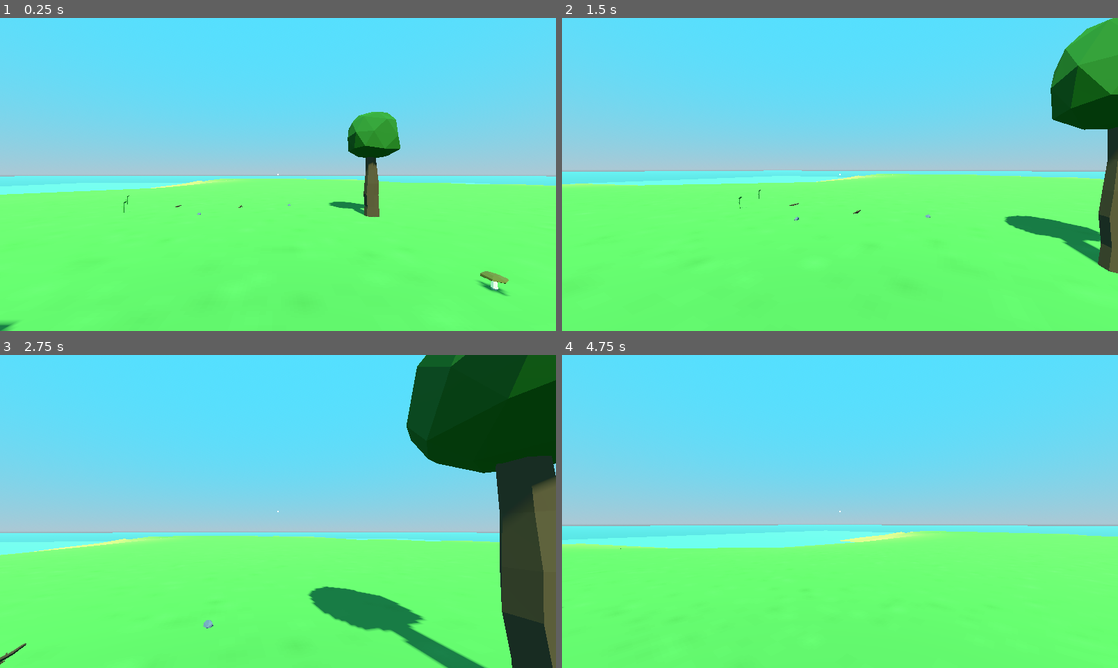
Above: before the commit, frames 1-4 (two rows, left to right).
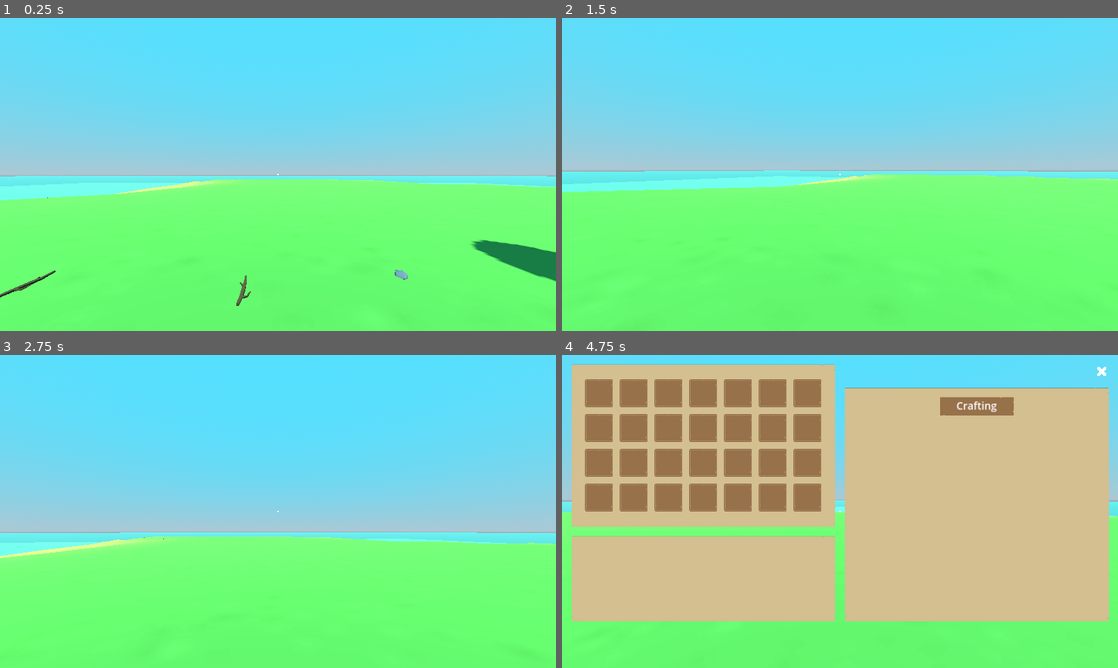
Above: after the commit, the same moments.

Repository: BrainTireFire/SurvivalGame
Game: Godot game, scene res://game/main_game.tscn
The game is run twice, just before and just after one commit, with the same random seed, the same clock (stepped at 60 frames per second) and the same inputs.
Inputs (mouse positions are in pixels of both pictures, inside the frame that each line leads up to):
- Up to frame 1 (0.25 s): no input
- Up to frame 2 (1.5 s): tap Enter at 0.5 s; move the mouse to (867, 174) at 0.52 s; hold Shift (sprint) 0.53-1.28 s; hold W (move_forward) from 0.53 s (still down); tap E (interact) at 0.6 s; click (867, 174) at 0.67 s; tap Space (jump) at 0.77, 1.07 s; move the mouse to (812, 174) at 1.27 s; tap Shift (sprint) at 1.35 s; click (812, 174) at 1.42 s
- Up to frame 3 (2.75 s): keep holding W (move_forward); tap Space (jump) at 1.52, 1.55, 1.82, 2.1 s; move the mouse to (289, 505) at 2.02 s; click (289, 505) at 2.17 s; tap E (interact) at 2.3 s
- Up to frame 4 (4.75 s): keep holding W (move_forward); move the mouse to (834, 517) at 2.77 s; tap E (interact) at 2.85, 4.35 s; click (834, 517) at 2.92 s; tap Space (jump) at 3.02, 3.32, 3.77, 3.8, 4.07, 4.52 s; tap Shift (sprint) at 3.05 s; move the mouse to (878, 514) at 3.52 s; hold Shift (sprint) 3.53-4.28 s; click (878, 514) at 3.67 s; tap Tab (open_crafting_menu, bound only after the commit) at 4.15 s; move the mouse to (795, 508) at 4.27 s; click (795, 508) at 4.42 s

The runs differ from the first frame. In frame 1, 4.0% of the frame differs, in the area x 0-100%, y 30-100%; in frame 2, 6.6%; in frame 3, 18%; in frame 4, 75%, in the area x 0-100%, y 2-86%.

Commit message:
Inventory menu, items, etc

Diff:
--- a/actors/player/player.gd
+++ b/actors/player/player.gd
@@ -1,21 +1,31 @@
 extends CharacterBody3D
 
-@export var normal_speed : float = 3.0
-@export var sprint_speed : float = 5.0
-@export var jump_velocity : float = 4.0
-@export var gravity : float = 0.2
-@export var mouse_sensitivity : float = 0.005
+@export var normal_speed := 3.0
+@export var sprint_speed := 5.0
+@export var jump_velocity := 4.0
+@export var gravity := 0.2
+@export var mouse_sensitivity := 0.005
 
 @onready var head: Node3D = $Head
 @onready var interaction_ray_cast: RayCast3D = $Head/InteractionRayCast
 
+func _enter_tree() -> void:
+	EventSystem.PLA_freeze_player.connect(set_freeze.bind(true))
+	EventSystem.PLA_unfreeze_player.connect(set_freeze.bind(false))
+
+func set_freeze(freeze: bool) -> void:
+	set_process(!freeze)
+	set_physics_process(!freeze)
+	set_process_input(!freeze)
+	set_process_unhandled_input(!freeze)
+
 func _ready() -> void:
 	Input.set_mouse_mode(Input.MOUSE_MODE_CAPTURED)
 
-func _process(delta: float) -> void:
+func _process(_delta: float) -> void:
 	interaction_ray_cast.check_interaction()
 
-func _physics_process(delta: float) -> void:
+func _physics_process(_delta: float) -> void:
 	move()
 
 func move() -> void:
@@ -52,3 +62,5 @@
 func _unhandled_key_input(event: InputEvent) -> void:
 	if event.is_action_pressed("ui_cancel"):
 		Input.set_mouse_mode(Input.MOUSE_MODE_VISIBLE)
+	elif event.is_action_pressed("open_crafting_menu"):
+		EventSystem.BUL_create_bulletin.emit(BulletinConfig.Keys.CraftingMenu)
--- a/actors/player/player.tscn
+++ b/actors/player/player.tscn
@@ -1,7 +1,8 @@
-[gd_scene load_steps=4 format=3 uid="uid://cv6786h31wyr6"]
+[gd_scene load_steps=5 format=3 uid="uid://cv6786h31wyr6"]
 
 [ext_resource type="Script" path="res://actors/player/player.gd" id="1_8bsx0"]
 [ext_resource type="Script" path="res://actors/player/interaction_ray_cast.gd" id="2_uljs2"]
+[ext_resource type="Script" path="res://game/managers/inventory_manager.gd" id="3_7qtdm"]
 
 [sub_resource type="CapsuleShape3D" id="CapsuleShape3D_xwru6"]
 radius = 0.25
@@ -15,7 +16,7 @@
 shape = SubResource("CapsuleShape3D_xwru6")
 
 [node name="Head" type="Node3D" parent="."]
-transform = Transform3D(1, 0, 0, 0, 1, 0, 0, 0, 1, 0, 0.650727, 0)
+transform = Transform3D(1, 0, 0, 0, 1, 0, 0, 0, 1, 0, 0.65, 0)
 
 [node name="Camera3D" type="Camera3D" parent="Head"]
 
@@ -24,3 +25,8 @@
 collision_mask = 4
 collide_with_areas = true
 script = ExtResource("2_uljs2")
+
+[node name="Managers" type="Node" parent="."]
+
+[node name="InventoryManager" type="Node" parent="Managers"]
+script = ExtResource("3_7qtdm")
--- /dev/null
+++ b/bulletins/player_menus/crafting_menu.tscn
@@ -0,0 +1,8 @@
+[gd_scene load_steps=2 format=3 uid="uid://drd8syici3ei0"]
+
+[ext_resource type="PackedScene" uid="uid://dlrra72y7jg1t" path="res://bulletins/player_menus/player_menu_base.tscn" id="1_dv5ad"]
+
+[node name="CraftingMenu" instance=ExtResource("1_dv5ad")]
+
+[node name="Label" parent="MarginContainer/HBoxContainer/VBoxContainer/UtilityNinePatchRect/MarginContainer/VBoxContainer/NinePatchRect" index="0"]
+text = "Crafting"
--- /dev/null
+++ b/bulletins/player_menus/player_menu_base.gd
@@ -0,0 +1,41 @@
+extends Bulletin
+
+@onready var inventory_container: GridContainer = %InventoryContainer
+@onready var item_description_label: Label = %ItemDescriptionLabel
+
+func _enter_tree() -> void:
+	EventSystem.INV_inventory_updated.connect(update_inventory_slots)
+
+func _ready() -> void:
+	EventSystem.PLA_freeze_player.emit()
+	Input.set_mouse_mode(Input.MOUSE_MODE_VISIBLE)
+	EventSystem.INV_ask_update_inventory.emit()
+
+	for inventory_slot in inventory_container.get_children():
+		inventory_slot.mouse_entered.connect(show_item_info.bind(inventory_slot))
+		inventory_slot.mouse_exited.connect(hide_item_info)
+
+func close() -> void:
+	Input.set_mouse_mode(Input.MOUSE_MODE_CAPTURED)
+	EventSystem.BUL_destroy_bulletin.emit(BulletinConfig.Keys.CraftingMenu)
+	EventSystem.PLA_unfreeze_player.emit()
+
+func show_item_info(inventory_slot: InventorySlot) -> void:
+	var item_key = inventory_slot.item_key
+
+	if Input.is_mouse_button_pressed(MOUSE_BUTTON_LEFT) or item_key == null:
+		return
+
+	var item_resource := ItemConfig.get_item_resource(item_key)
+
+	item_description_label.text = item_resource.display_name + "\n" + item_resource.description
+
+func hide_item_info() -> void:
+	if Input.is_mouse_button_pressed(MOUSE_BUTTON_LEFT):
+		return
+
+	item_description_label.text = ""
+
+func update_inventory_slots(inventory: Array) -> void:
+	for i in inventory.size():
+		inventory_container.get_child(i).set_item_key(inventory[i])
--- /dev/null
+++ b/bulletins/player_menus/player_menu_base.tscn
@@ -0,0 +1,276 @@
+[gd_scene load_steps=14 format=3 uid="uid://dlrra72y7jg1t"]
+
+[ext_resource type="Script" path="res://bulletins/player_menus/player_menu_base.gd" id="1_bk76u"]
+[ext_resource type="Texture2D" uid="uid://dur3v5s565h3t" path="res://assets/textures/panelInset_beige.png" id="1_sxwt5"]
+[ext_resource type="Texture2D" uid="uid://dumjn6jauvr3v" path="res://assets/textures/cross.png" id="2_5181v"]
+[ext_resource type="PackedScene" uid="uid://bmrblutosfycg" path="res://ui/custom_nodes/inventory_slot.tscn" id="2_nlk7a"]
+[ext_resource type="Texture2D" uid="uid://u7s3eilfv62a" path="res://assets/textures/panelInset_brown.png" id="3_hlji5"]
+
+[sub_resource type="StyleBoxEmpty" id="StyleBoxEmpty_eynfy"]
+
+[sub_resource type="StyleBoxEmpty" id="StyleBoxEmpty_b4cck"]
+
+[sub_resource type="StyleBoxEmpty" id="StyleBoxEmpty_08dyr"]
+
+[sub_resource type="StyleBoxEmpty" id="StyleBoxEmpty_ontff"]
+
+[sub_resource type="StyleBoxEmpty" id="StyleBoxEmpty_rf0cn"]
+
+[sub_resource type="InputEventKey" id="InputEventKey_744o2"]
+device = -1
+keycode = 4194306
+
+[sub_resource type="InputEventKey" id="InputEventKey_t3ica"]
+device = -1
+keycode = 4194305
+
+[sub_resource type="Shortcut" id="Shortcut_ycg0o"]
+events = [SubResource("InputEventKey_744o2"), SubResource("InputEventKey_t3ica")]
+
+[node name="PlayerMenuBase" type="Control"]
+layout_mode = 3
+anchors_preset = 15
+anchor_right = 1.0
+anchor_bottom = 1.0
+grow_horizontal = 2
+grow_vertical = 2
+script = ExtResource("1_bk76u")
+
+[node name="MarginContainer" type="MarginContainer" parent="."]
+layout_mode = 1
+anchors_preset = 15
+anchor_right = 1.0
+anchor_bottom = 1.0
+grow_horizontal = 2
+grow_vertical = 2
+theme_override_constants/margin_left = 32
+theme_override_constants/margin_top = 32
+theme_override_constants/margin_right = 32
+theme_override_constants/margin_bottom = 160
+
+[node name="HBoxContainer" type="HBoxContainer" parent="MarginContainer"]
+layout_mode = 2
+theme_override_constants/separation = 32
+
+[node name="VSplitContainer" type="VSplitContainer" parent="MarginContainer/HBoxContainer"]
+layout_mode = 2
+size_flags_horizontal = 3
+theme_override_constants/separation = 32
+split_offset = 560
+dragger_visibility = 1
+
+[node name="InventoryNinePatchRect" type="NinePatchRect" parent="MarginContainer/HBoxContainer/VSplitContainer"]
+layout_mode = 2
+texture = ExtResource("1_sxwt5")
+patch_margin_left = 32
+patch_margin_top = 32
+patch_margin_right = 48
+patch_margin_bottom = 32
+
+[node name="InventoryContainer" type="GridContainer" parent="MarginContainer/HBoxContainer/VSplitContainer/InventoryNinePatchRect"]
+unique_name_in_owner = true
+layout_mode = 1
+anchors_preset = 8
+anchor_left = 0.5
+anchor_top = 0.5
+anchor_right = 0.5
+anchor_bottom = 0.5
+offset_left = -408.0
+offset_top = -228.0
+offset_right = 408.0
+offset_bottom = 228.0
+grow_horizontal = 2
+grow_vertical = 2
+theme_override_constants/h_separation = 24
+theme_override_constants/v_separation = 24
+columns = 7
+
+[node name="InventorySlot" parent="MarginContainer/HBoxContainer/VSplitContainer/InventoryNinePatchRect/InventoryContainer" instance=ExtResource("2_nlk7a")]
+layout_mode = 2
+
+[node name="InventorySlot2" parent="MarginContainer/HBoxContainer/VSplitContainer/InventoryNinePatchRect/InventoryContainer" instance=ExtResource("2_nlk7a")]
+layout_mode = 2
+
+[node name="InventorySlot3" parent="MarginContainer/HBoxContainer/VSplitContainer/InventoryNinePatchRect/InventoryContainer" instance=ExtResource("2_nlk7a")]
+layout_mode = 2
+
+[node name="InventorySlot4" parent="MarginContainer/HBoxContainer/VSplitContainer/InventoryNinePatchRect/InventoryContainer" instance=ExtResource("2_nlk7a")]
+layout_mode = 2
+
+[node name="InventorySlot5" parent="MarginContainer/HBoxContainer/VSplitContainer/InventoryNinePatchRect/InventoryContainer" instance=ExtResource("2_nlk7a")]
+layout_mode = 2
+
+[node name="InventorySlot6" parent="MarginContainer/HBoxContainer/VSplitContainer/InventoryNinePatchRect/InventoryContainer" instance=ExtResource("2_nlk7a")]
+layout_mode = 2
+
+[node name="InventorySlot7" parent="MarginContainer/HBoxContainer/VSplitContainer/InventoryNinePatchRect/InventoryContainer" instance=ExtResource("2_nlk7a")]
+layout_mode = 2
+
+[node name="InventorySlot8" parent="MarginContainer/HBoxContainer/VSplitContainer/InventoryNinePatchRect/InventoryContainer" instance=ExtResource("2_nlk7a")]
+layout_mode = 2
+
+[node name="InventorySlot9" parent="MarginContainer/HBoxContainer/VSplitContainer/InventoryNinePatchRect/InventoryContainer" instance=ExtResource("2_nlk7a")]
+layout_mode = 2
+
+[node name="InventorySlot10" parent="MarginContainer/HBoxContainer/VSplitContainer/InventoryNinePatchRect/InventoryContainer" instance=ExtResource("2_nlk7a")]
+layout_mode = 2
+
+[node name="InventorySlot11" parent="MarginContainer/HBoxContainer/VSplitContainer/InventoryNinePatchRect/InventoryContainer" instance=ExtResource("2_nlk7a")]
+layout_mode = 2
+
+[node name="InventorySlot12" parent="MarginContainer/HBoxContainer/VSplitContainer/InventoryNinePatchRect/InventoryContainer" instance=ExtResource("2_nlk7a")]
+layout_mode = 2
+
+[node name="InventorySlot13" parent="MarginContainer/HBoxContainer/VSplitContainer/InventoryNinePatchRect/InventoryContainer" instance=ExtResource("2_nlk7a")]
+layout_mode = 2
+
+[node name="InventorySlot14" parent="MarginContainer/HBoxContainer/VSplitContainer/InventoryNinePatchRect/InventoryContainer" instance=ExtResource("2_nlk7a")]
+layout_mode = 2
+
+[node name="InventorySlot15" parent="MarginContainer/HBoxContainer/VSplitContainer/InventoryNinePatchRect/InventoryContainer" instance=ExtResource("2_nlk7a")]
+layout_mode = 2
+
+[node name="InventorySlot16" parent="MarginContainer/HBoxContainer/VSplitContainer/InventoryNinePatchRect/InventoryContainer" instance=ExtResource("2_nlk7a")]
+layout_mode = 2
+
+[node name="InventorySlot17" parent="MarginContainer/HBoxContainer/VSplitContainer/InventoryNinePatchRect/InventoryContainer" instance=ExtResource("2_nlk7a")]
+layout_mode = 2
+
+[node name="InventorySlot18" parent="MarginContainer/HBoxContainer/VSplitContainer/InventoryNinePatchRect/InventoryContainer" instance=ExtResource("2_nlk7a")]
+layout_mode = 2
+
+[node name="InventorySlot19" parent="MarginContainer/HBoxContainer/VSplitContainer/InventoryNinePatchRect/InventoryContainer" instance=ExtResource("2_nlk7a")]
+layout_mode = 2
+
+[node name="InventorySlot20" parent="MarginContainer/HBoxContainer/VSplitContainer/InventoryNinePatchRect/InventoryContainer" instance=ExtResource("2_nlk7a")]
+layout_mode = 2
+
+[node name="InventorySlot21" parent="MarginContainer/HBoxContainer/VSplitContainer/InventoryNinePatchRect/InventoryContainer" instance=ExtResource("2_nlk7a")]
+layout_mode = 2
+
+[node name="InventorySlot22" parent="MarginContainer/HBoxContainer/VSplitContainer/InventoryNinePatchRect/InventoryContainer" instance=ExtResource("2_nlk7a")]
+layout_mode = 2
+
+[node name="InventorySlot23" parent="MarginContainer/HBoxContainer/VSplitContainer/InventoryNinePatchRect/InventoryContainer" instance=ExtResource("2_nlk7a")]
+layout_mode = 2
+
+[node name="InventorySlot24" parent="MarginContainer/HBoxContainer/VSplitContainer/InventoryNinePatchRect/InventoryContainer" instance=ExtResource("2_nlk7a")]
+layout_mode = 2
+
+[node name="InventorySlot25" parent="MarginContainer/HBoxContainer/VSplitContainer/InventoryNinePatchRect/InventoryContainer" instance=ExtResource("2_nlk7a")]
+layout_mode = 2
+
+[node name="InventorySlot26" parent="MarginContainer/HBoxContainer/VSplitContainer/InventoryNinePatchRect/InventoryContainer" instance=ExtResource("2_nlk7a")]
+layout_mode = 2
+
+[node name="InventorySlot27" parent="MarginContainer/HBoxContainer/VSplitContainer/InventoryNinePatchRect/InventoryContainer" instance=ExtResource("2_nlk7a")]
+layout_mode = 2
+
+[node name="InventorySlot28" parent="MarginContainer/HBoxContainer/VSplitContainer/InventoryNinePatchRect/InventoryContainer" instance=ExtResource("2_nlk7a")]
+layout_mode = 2
+
+[node name="DescriptionNinePatchRect2" type="NinePatchRect" parent="MarginContainer/HBoxContainer/VSplitContainer"]
+layout_mode = 2
+texture = ExtResource("1_sxwt5")
+patch_margin_left = 32
+patch_margin_top = 32
+patch_margin_right = 48
+patch_margin_bottom = 32
+
+[node name="MarginContainer" type="MarginContainer" parent="MarginContainer/HBoxContainer/VSplitContainer/DescriptionNinePatchRect2"]
+layout_mode = 1
+anchors_preset = 15
+anchor_right = 1.0
+anchor_bottom = 1.0
+grow_horizontal = 2
+grow_vertical = 2
+theme_override_constants/margin_left = 32
+theme_override_constants/margin_top = 32
+theme_override_constants/margin_right = 32
+theme_override_constants/margin_bottom = 32
+
+[node name="HBoxContainer" type="HBoxContainer" parent="MarginContainer/HBoxContainer/VSplitContainer/DescriptionNinePatchRect2/MarginContainer"]
+layout_mode = 2
+theme_override_constants/separation = 32
+
+[node name="ItemDescriptionLabel" type="Label" parent="MarginContainer/HBoxContainer/VSplitContainer/DescriptionNinePatchRect2/MarginContainer/HBoxContainer"]
+unique_name_in_owner = true
+custom_minimum_size = Vector2(480, 0)
+layout_mode = 2
+size_flags_horizontal = 3
+size_flags_vertical = 1
+autowrap_mode = 2
+
+[node name="ItemExtraInfoLabel" type="Label" parent="MarginContainer/HBoxContainer/VSplitContainer/DescriptionNinePatchRect2/MarginContainer/HBoxContainer"]
+custom_minimum_size = Vector2(200, 0)
+layout_mode = 2
+size_flags_horizontal = 3
+size_flags_vertical = 1
+autowrap_mode = 2
+
+[node name="VBoxContainer" type="VBoxContainer" parent="MarginContainer/HBoxContainer"]
+layout_mode = 2
+size_flags_horizontal = 3
+theme_override_constants/separation = 32
+
+[node name="CloseButton" type="Button" parent="MarginContainer/HBoxContainer/VBoxContainer"]
+custom_minimum_size = Vector2(48, 48)
+layout_mode = 2
+size_flags_horizontal = 8
+theme_override_styles/normal = SubResource("StyleBoxEmpty_eynfy")
+theme_override_styles/hover = SubResource("StyleBoxEmpty_b4cck")
+theme_override_styles/pressed = SubResource("StyleBoxEmpty_08dyr")
+theme_override_styles/disabled = SubResource("StyleBoxEmpty_ontff")
+theme_override_styles/focus = SubResource("StyleBoxEmpty_rf0cn")
+shortcut = SubResource("Shortcut_ycg0o")
+icon = ExtResource("2_5181v")
+expand_icon = true
+
+[node name="UtilityNinePatchRect" type="NinePatchRect" parent="MarginContainer/HBoxContainer/VBoxContainer"]
+layout_mode = 2
+size_flags_vertical = 3
+texture = ExtResource("1_sxwt5")
+patch_margin_left = 32
+patch_margin_top = 32
+patch_margin_right = 48
+patch_margin_bottom = 32
+
+[node name="MarginContainer" type="MarginContainer" parent="MarginContainer/HBoxContainer/VBoxContainer/UtilityNinePatchRect"]
+layout_mode = 1
+anchors_preset = 15
+anchor_right = 1.0
+anchor_bottom = 1.0
+grow_horizontal = 2
+grow_vertical = 2
+theme_override_constants/margin_left = 32
+theme_override_constants/margin_top = 32
+theme_override_constants/margin_right = 32
+theme_override_constants/margin_bottom = 32
+
+[node name="VBoxContainer" type="VBoxContainer" parent="MarginContainer/HBoxContainer/VBoxContainer/UtilityNinePatchRect/MarginContainer"]
+layout_mode = 2
+
+[node name="NinePatchRect" type="NinePatchRect" parent="MarginContainer/HBoxContainer/VBoxContainer/UtilityNinePatchRect/MarginContainer/VBoxContainer"]
+custom_minimum_size = Vector2(256, 64)
+layout_mode = 2
+size_flags_horizontal = 4
+size_flags_vertical = 0
+texture = ExtResource("3_hlji5")
+patch_margin_left = 32
+patch_margin_top = 32
+patch_margin_right = 48
+patch_margin_bottom = 32
+
+[node name="Label" type="Label" parent="MarginContainer/HBoxContainer/VBoxContainer/UtilityNinePatchRect/MarginContainer/VBoxContainer/NinePatchRect"]
+layout_mode = 1
+anchors_preset = 15
+anchor_right = 1.0
+anchor_bottom = 1.0
+grow_horizontal = 2
+grow_vertical = 2
+theme_override_font_sizes/font_size = 36
+text = "Placeholder"
+horizontal_alignment = 1
+vertical_alignment = 1
+
+[connection signal="pressed" from="MarginContainer/HBoxContainer/VBoxContainer/CloseButton" to="." method="close"]
--- a/game/configs/bulletin_config.gd
+++ b/game/configs/bulletin_config.gd
@@ -1,11 +1,13 @@
 class_name BulletinConfig
 
 enum Keys {
-	InteractionPrompt
+	InteractionPrompt,
+	CraftingMenu
 }
 
 const BULLETIN_PATHS := {
-	Keys.InteractionPrompt : "res://bulletins/interaction_promt.tscn"
+	Keys.InteractionPrompt : "res://bulletins/interaction_promt.tscn",
+	Keys.CraftingMenu : "res://bulletins/player_menus/crafting_menu.tscn"
 }
 
 static func get_bulletin(key: Keys) -> Bulletin:
--- a/game/configs/item_config.gd
+++ b/game/configs/item_config.gd
@@ -5,3 +5,12 @@
 	Stone,
 	Plant
 }
+
+const ITEM_RESOURCE_PATHS := {
+	Keys.Stick : "res://resources/item_resources/stick_resource.tres",
+	Keys.Stone : "res://resources/item_resources/stone_resource.tres",
+	Keys.Plant : "res://resources/item_resources/plant_resource.tres"
+}
+
+static func get_item_resource(key: Keys) -> ItemResource:
+	return load(ITEM_RESOURCE_PATHS.get(key))
--- a/game/event_system.gd
+++ b/game/event_system.gd
@@ -2,3 +2,11 @@
 
 signal BUL_create_bulletin
 signal BUL_destroy_bulletin
+
+signal INV_try_to_pickup_item
+signal INV_ask_update_inventory
+signal INV_inventory_updated
+signal INV_switch_two_item_indexes
+
+signal PLA_freeze_player
+signal PLA_unfreeze_player
--- a/game/main_game.tscn
+++ b/game/main_game.tscn
@@ -1,12 +1,10 @@
-[gd_scene load_steps=5 format=3 uid="uid://h1rxbsq0gsbt"]
+[gd_scene load_steps=4 format=3 uid="uid://h1rxbsq0gsbt"]
 
-[ext_resource type="Script" path="res://actors/player/player.gd" id="1_600eo"]
 [ext_resource type="Script" path="res://game/managers/stage_controller.gd" id="2_ddo3a"]
 [ext_resource type="PackedScene" uid="uid://djaeo82fepvey" path="res://ui/hud/hud.tscn" id="9_cv4cr"]
 [ext_resource type="Script" path="res://game/managers/bulletin_controller.gd" id="10_dbs2l"]
 
 [node name="MainGame" type="Node"]
-script = ExtResource("1_600eo")
 
 [node name="StageController" type="Node" parent="."]
 script = ExtResource("2_ddo3a")
--- /dev/null
+++ b/game/managers/inventory_manager.gd
@@ -0,0 +1,38 @@
+extends Node
+
+const INVENTORY_SIZE = 28
+
+var inventory : Array = []
+
+func _enter_tree() -> void:
+	EventSystem.INV_try_to_pickup_item.connect(try_to_pickup_item)
+	EventSystem.INV_ask_update_inventory.connect(send_inventory)
+	EventSystem.INV_switch_two_item_indexes.connect(switch_two_item_indexes)
+
+func _ready() -> void:
+	inventory.resize(INVENTORY_SIZE)
+
+func send_inventory() -> void:
+	EventSystem.INV_inventory_updated.emit(inventory)
+
+func try_to_pickup_item(item_key: ItemConfig.Keys, destroy_pickupable : Callable) -> void:
+	if not get_free_slots():
+		return
+
+	add_item(item_key)
+	destroy_pickupable.call()
+
+func get_free_slots() -> int:
+	return inventory.count(null)
+
+func add_item(item_key: ItemConfig.Keys) -> void:
+	for i in inventory.size():
+		if inventory[i] == null:
+			inventory[i] = item_key
+			return
+
+func switch_two_item_indexes(idx1: int, idx2: int) -> void:
+	var item_key1 = inventory[idx1]
+	inventory[idx1] = inventory[idx2]
+	inventory[idx2] = item_key1
+	send_inventory()
--- a/items/interactables/pickupaable.gd
+++ b/items/interactables/pickupaable.gd
@@ -6,4 +6,7 @@
 @onready var parent: Node3D = get_parent()
 
 func start_interaction() -> void:
+	EventSystem.INV_try_to_pickup_item.emit(item_key, destroy_self)
+
+func destroy_self() -> void:
 	parent.queue_free()
--- a/project.godot
+++ b/project.godot
@@ -67,6 +67,11 @@
 "events": [Object(InputEventKey,"resource_local_to_scene":false,"resource_name":"","device":-1,"window_id":0,"alt_pressed":false,"shift_pressed":false,"ctrl_pressed":false,"meta_pressed":false,"pressed":false,"keycode":0,"physical_keycode":69,"key_label":0,"unicode":101,"echo":false,"script":null)
 ]
 }
+open_crafting_menu={
+"deadzone": 0.5,
+"events": [Object(InputEventKey,"resource_local_to_scene":false,"resource_name":"","device":-1,"window_id":0,"alt_pressed":false,"shift_pressed":false,"ctrl_pressed":false,"meta_pressed":false,"pressed":false,"keycode":0,"physical_keycode":4194306,"key_label":0,"unicode":0,"echo":false,"script":null)
+]
+}
 
 [layer_names]
 
--- /dev/null
+++ b/resources/item_resources/item_resource.gd
@@ -0,0 +1,7 @@
+extends Resource
+class_name ItemResource
+
+@export var item_key: ItemConfig.Keys
+@export var display_name := "item name"
+@export var icon : Texture2D
+@export_multiline var description := "description"
--- /dev/null
+++ b/resources/item_resources/plant_resource.tres
@@ -0,0 +1,11 @@
+[gd_resource type="Resource" script_class="ItemResource" load_steps=3 format=3 uid="uid://b688unil3fail"]
+
+[ext_resource type="Texture2D" uid="uid://bxjevngcgmsu0" path="res://assets/textures/item_icons/plant.png" id="1_sxcm2"]
+[ext_resource type="Script" path="res://resources/item_resources/item_resource.gd" id="2_gnmp3"]
+
+[resource]
+script = ExtResource("2_gnmp3")
+item_key = 2
+display_name = "Plant"
+icon = ExtResource("1_sxcm2")
+description = "A green plant."
--- /dev/null
+++ b/resources/item_resources/stick_resource.tres
@@ -0,0 +1,11 @@
+[gd_resource type="Resource" script_class="ItemResource" load_steps=3 format=3 uid="uid://cqhhfvxqyluwn"]
+
+[ext_resource type="Script" path="res://resources/item_resources/item_resource.gd" id="1_2ftgk"]
+[ext_resource type="Texture2D" uid="uid://byegkrkw0twfb" path="res://assets/textures/item_icons/stick.png" id="1_ugmht"]
+
+[resource]
+script = ExtResource("1_2ftgk")
+item_key = 0
+display_name = "Stick"
+icon = ExtResource("1_ugmht")
+description = "A dry stick."
--- /dev/null
+++ b/resources/item_resources/stone_resource.tres
@@ -0,0 +1,11 @@
+[gd_resource type="Resource" script_class="ItemResource" load_steps=3 format=3 uid="uid://bckh00x1eygeh"]
+
+[ext_resource type="Texture2D" uid="uid://mcg4dtqmq101" path="res://assets/textures/item_icons/stone.png" id="1_25l46"]
+[ext_resource type="Script" path="res://resources/item_resources/item_resource.gd" id="2_fwdlk"]
+
+[resource]
+script = ExtResource("2_fwdlk")
+item_key = 1
+display_name = "Stone"
+icon = ExtResource("1_25l46")
+description = "A hard stone."
--- a/stages/island.tscn
+++ b/stages/island.tscn
@@ -70,9 +70,6 @@
 [node name="WorldEnvironment" type="WorldEnvironment" parent="."]
 environment = SubResource("Environment_ri160")
 
-[node name="Player" parent="." instance=ExtResource("4_d0xq4")]
-transform = Transform3D(1, 0, 0, 0, 1, 0, 0, 0, 1, 1.89204, 0.712296, 13.4536)
-
 [node name="PickupableStone" parent="." instance=ExtResource("5_f1685")]
 transform = Transform3D(1, 0, 0, 0, 1, 0, 0, 0, 1, -1.15011, 0, 5.57539)
 
@@ -90,3 +87,6 @@
 
 [node name="PickupablePlant2" parent="." instance=ExtResource("7_ot7n7")]
 transform = Transform3D(1, 0, 0, 0, 1, 0, 0, 0, 1, -5.89211, 2.38419e-07, 2.93225)
+
+[node name="Player" parent="." instance=ExtResource("4_d0xq4")]
+transform = Transform3D(1, 0, 0, 0, 1, 0, 0, 0, 1, 0.605991, 0.587651, 6.47964)
--- /dev/null
+++ b/ui/custom_nodes/inventory_slot.gd
@@ -0,0 +1,35 @@
+extends TextureRect
+class_name InventorySlot
+
+@onready var icon_texture_rect: TextureRect = $MarginContainer/IconTextureRect
+
+var item_key
+
+func set_item_key(_item_key) -> void:
+	item_key = _item_key
+	update_icon()
+
+func update_icon() -> void:
+	if item_key == null:
+		icon_texture_rect.texture = null
+		return
+
+	icon_texture_rect.texture = ItemConfig.get_item_resource(item_key).icon
+
+func _get_drag_data(at_position: Vector2) -> Variant:
+	if item_key != null:
+		var drag_preview := TextureRect.new()
+		drag_preview.expand_mode = TextureRect.EXPAND_IGNORE_SIZE
+		drag_preview.texture = icon_texture_rect.texture
+		drag_preview.custom_minimum_size = Vector2(80, 80)
+		drag_preview.modulate = Color(1, 1, 1, 0.7)
+		set_drag_preview(drag_preview)
+		return self
+
+	return null
+
+func _can_drop_data(at_position: Vector2, origin_slot: Variant) -> bool:
+	return origin_slot is InventorySlot
+
+func _drop_data(at_position: Vector2, origin_slot: Variant) -> void:
+	EventSystem.INV_switch_two_item_indexes.emit(origin_slot.get_index(), get_index())
--- /dev/null
+++ b/ui/custom_nodes/inventory_slot.tscn
@@ -0,0 +1,28 @@
+[gd_scene load_steps=3 format=3 uid="uid://bmrblutosfycg"]
+
+[ext_resource type="Texture2D" uid="uid://bnk43br438apo" path="res://assets/textures/panel_brown.png" id="1_11ur8"]
+[ext_resource type="Script" path="res://ui/custom_nodes/inventory_slot.gd" id="2_qkdym"]
+
+[node name="InventorySlot" type="TextureRect"]
+custom_minimum_size = Vector2(96, 96)
+offset_right = 40.0
+offset_bottom = 40.0
+texture = ExtResource("1_11ur8")
+expand_mode = 1
+script = ExtResource("2_qkdym")
+
+[node name="MarginContainer" type="MarginContainer" parent="."]
+layout_mode = 1
+anchors_preset = 15
+anchor_right = 1.0
+anchor_bottom = 1.0
+grow_horizontal = 2
+grow_vertical = 2
+theme_override_constants/margin_left = 8
+theme_override_constants/margin_top = 8
+theme_override_constants/margin_right = 8
+theme_override_constants/margin_bottom = 8
+
+[node name="IconTextureRect" type="TextureRect" parent="MarginContainer"]
+layout_mode = 2
+expand_mode = 1
